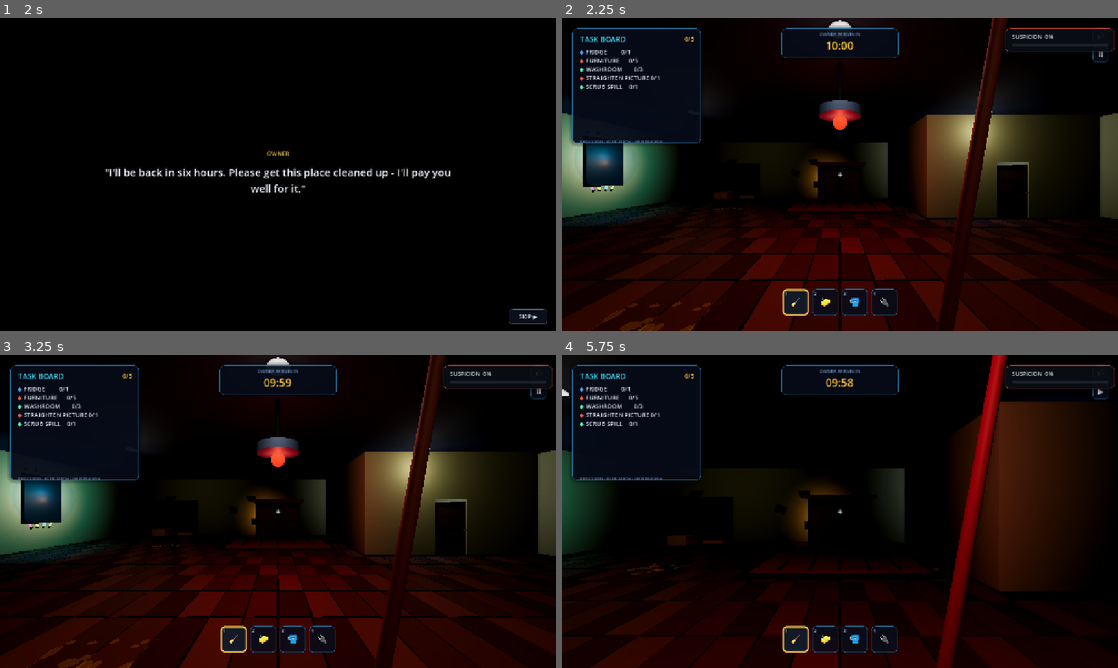
Above: before the commit, frames 1-4 (two rows, left to right).
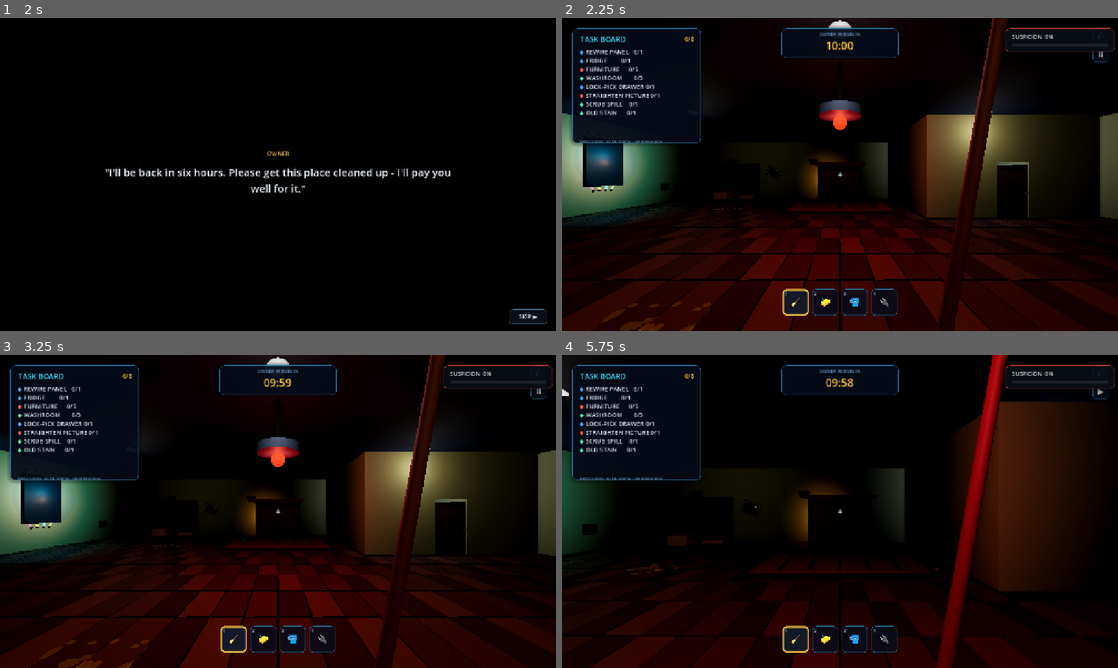
Above: after the commit, the same moments.

Repository: hisir-sys/buildathon-bdmi26-
Game: Godot game, scene res://scenes/start_menu.tscn
Same seed, same stepped clock (60 frames per second), same inputs: the game is played once before the commit and once after it.
Inputs (mouse positions are in pixels of both pictures, inside the frame that each line leads up to):
- Up to frame 1 (2 s): click "START" at 0.5 s; click "START" at 1.25 s
- Up to frame 2 (2.25 s): click "SKIP ▶" at 2 s
- Up to frame 3 (3.25 s): click "🔊" at 2.75 s
- Up to frame 4 (5.75 s): click "Ⅱ" at 3.5 s; tap Enter (ui_accept) at 4.25, 4.52, 5, 5.27 s; move the mouse to (867, 511) at 4.27 s; hold E (interact) 4.28-5.03 s; hold W (move_forward) from 4.28 s (still down); click (867, 511) at 4.42 s; move the mouse to (812, 511) at 5.02 s; tap Space (toggle_door) at 5.1 s

Frame 1 is identical in both runs. In frame 2, 0.9% of the frame differs, in the area x 3-46%, y 6-56%; in frame 3, 0.9%; in frame 4, 1.0%, in the area x 3-45%, y 6-58%.

Commit message:
safe lock updated

Diff:
--- a/scripts/autoload/run_generator.gd
+++ b/scripts/autoload/run_generator.gd
@@ -39,14 +39,18 @@
 }
 
 # The full 9-task pool from the spec: the project's 5 pre-existing tasks
-# plus the 4 new ones added by this update. Exactly ACTIVE_TASK_COUNT (5)
-# stay active each run; the rest are handed back as `deactivated_task_ids`
-# for main_room.gd to switch off.
+# plus the 4 new ones added by this update. 7 or 8 of the 9 (see
+# ACTIVE_TASK_COUNT_MIN/MAX below) stay active each run; the rest are handed
+# back as `deactivated_task_ids` for main_room.gd to switch off.
 const TASK_IDS: Array[String] = [
 	"dust", "panel_repair", "fridge", "furniture", "washroom",
 	"lockpick", "picture", "spill", "stain",
 ]
-const ACTIVE_TASK_COUNT := 5
+# 10 minutes is tight, so most/all of the pool should be live each run rather
+# than the original 5-of-9 split: each run now randomly leaves 7 OR 8 of the
+# 9 tasks active (i.e. deactivates only 1 or 2), decided fresh every run.
+const ACTIVE_TASK_COUNT_MIN := 7
+const ACTIVE_TASK_COUNT_MAX := 8
 const TASK_POOL_SIZE := 9
 
 # Cross-script modifier state (see header). Reset every run by _ready().
@@ -99,10 +103,11 @@
 
 # --- Task pool selection -----------------------------------------------------
 
-## Returns the IDs of the 4 tasks to deactivate this run (out of TASK_IDS'
-## 9), leaving exactly ACTIVE_TASK_COUNT (5) active. Pure selection - no
-## scene access here, see main_room.gd's _on_run_generated() for how each ID
-## maps to an actual system getting switched off.
+## Returns the IDs of the tasks to deactivate this run (out of TASK_IDS' 9),
+## leaving a randomly-chosen 7 OR 8 active (see ACTIVE_TASK_COUNT_MIN/MAX).
+## Pure selection - no scene access here, see main_room.gd's
+## _on_run_generated() for how each ID maps to an actual system getting
+## switched off.
 func _select_deactivated_tasks() -> Array[String]:
 	var ids := TASK_IDS.duplicate()
 	# Manual Fisher-Yates using this RunGenerator's own RNG (not the engine's
@@ -113,7 +118,8 @@
 		ids[i] = ids[j]
 		ids[j] = tmp
 
-	var deactivate_count: int = maxi(0, TASK_POOL_SIZE - ACTIVE_TASK_COUNT)
+	var active_count: int = _rng.randi_range(ACTIVE_TASK_COUNT_MIN, ACTIVE_TASK_COUNT_MAX)
+	var deactivate_count: int = maxi(0, TASK_POOL_SIZE - active_count)
 	var deactivated: Array[String] = []
 	for i in range(deactivate_count):
 		deactivated.append(ids[i])
--- a/scripts/ending_screen.gd
+++ b/scripts/ending_screen.gd
@@ -236,8 +236,9 @@
 
 func _stats_text() -> String:
 	var seconds := maxi(0, GameFlow.seconds_left)
-	return "TASKS  %d / 5      TIME LEFT  %02d:%02d      DIAMOND  %s" % [
+	return "TASKS  %d / %d      TIME LEFT  %02d:%02d      DIAMOND  %s" % [
 		GameFlow.tasks_done,
+		GameFlow.tasks_total,
 		seconds / 60,
 		seconds % 60,
 		"TAKEN" if GameFlow.diamond_taken else "LEFT BEHIND",
--- a/scripts/game_flow.gd
+++ b/scripts/game_flow.gd
@@ -9,5 +9,6 @@
 # 4 = tasks done, diamond taken (THE SHADOW VICTORY)
 static var ending_id: int = 1
 static var tasks_done: int = 0
+static var tasks_total: int = 5
 static var seconds_left: int = 0
 static var diamond_taken: bool = false
--- a/scripts/main_room.gd
+++ b/scripts/main_room.gd
@@ -328,23 +328,28 @@
 
 
 func _build_crooked_picture() -> void:
-	# Main back wall (z -10), left of the chest/desk and right of the mop
-	# station - open wall between x -6.7 and x 0.
+	# Main back wall (z -10), between the mop station (x -6.7) and the
+	# chest/desk (x 0) - moved further from the chest than before, and given
+	# more breathing room now that the frame itself is bigger.
 	var picture := StaticBody3D.new()
 	picture.name = "CrookedPicture"
-	picture.position = Vector3(-3.0, 1.8, -9.8)
+	picture.position = Vector3(-4.5, 1.85, -9.8)
 	picture.set_script(CrookedPictureScript)
 	add_child(picture)
 	crooked_picture_node = picture
 	picture.connect("straightened", _on_picture_straightened)
 
-	# The safe code the picture reveals needs somewhere to go - a small wall
-	# safe between the picture and the desk/chest, flush against the same
-	# back wall. Entirely optional: it isn't in RunGenerator's task pool and
-	# doesn't affect _task_complete()/winning either way.
+	# The safe code the picture reveals needs somewhere to go, but a real
+	# hidden safe reads better on a DIFFERENT wall than the picture that
+	# gives away its code - not sitting right next to it. Left wall, between
+	# the back corner (z -9.8) and the rewire panel (z -4.5), well clear of
+	# both and of the lock-pick drawer further up at z 4.0. Entirely
+	# optional: it isn't in RunGenerator's task pool and doesn't affect
+	# _task_complete()/winning either way.
 	var safe := StaticBody3D.new()
 	safe.name = "WallSafe"
-	safe.position = Vector3(-1.6, 1.0, -9.85)
+	safe.position = Vector3(-9.85, 1.0, -7.5)
+	safe.rotation_degrees.y = 90.0
 	safe.set_script(WallSafeScript)
 	add_child(safe)
 	wall_safe_node = safe
@@ -1209,6 +1214,7 @@
 		ending = 2 if taken else 1
 	GameFlow.ending_id = ending
 	GameFlow.tasks_done = _tasks_done_count()
+	GameFlow.tasks_total = _active_task_ids().size()
 	GameFlow.seconds_left = int(ceil(float(game_manager.get("seconds_left"))))
 	GameFlow.diamond_taken = taken
 
--- a/scripts/tasks/crooked_picture.gd
+++ b/scripts/tasks/crooked_picture.gd
@@ -68,18 +68,27 @@
 	var wood := StandardMaterial3D.new()
 	wood.albedo_color = Color(0.28, 0.15, 0.06, 1)
 	wood.roughness = 0.65
-	var canvas_mat := StandardMaterial3D.new()
-	canvas_mat.albedo_color = Color(0.42, 0.32, 0.22, 1)
-	canvas_mat.roughness = 0.9
+	var gold_trim := StandardMaterial3D.new()
+	gold_trim.albedo_color = Color(0.55, 0.42, 0.18, 1)
+	gold_trim.metallic = 0.55
+	gold_trim.roughness = 0.4
+	var mat_board := StandardMaterial3D.new()
+	mat_board.albedo_color = Color(0.86, 0.82, 0.72, 1)
+	mat_board.roughness = 0.95
 	var plaster := StandardMaterial3D.new()
 	plaster.albedo_color = Color(0.72, 0.68, 0.6, 1)
 	plaster.roughness = 1.0
 
-	# The scratched code sits on the wall substrate, hidden behind the
-	# picture until it hangs straight.
+	# The scratched code sits on the wall substrate just past the frame's
+	# bottom-left corner - close enough to read as "behind/beside the
+	# picture", but NOT inside the frame's own footprint. It used to sit at
+	# the same x/y as the frame at a z depth inside the solid wood border
+	# mesh, which meant it was permanently occluded by that opaque geometry
+	# and could never actually be seen once revealed, regardless of its
+	# visibility flag.
 	_code_label_root = Node3D.new()
 	_code_label_root.name = "SafeCodeMark"
-	_code_label_root.position = Vector3(0, 0, -0.03)
+	_code_label_root.position = Vector3(-0.65, -0.3, 0.01)
 	add_child(_code_label_root)
 
 	var plate := MeshInstance3D.new()
@@ -109,25 +118,124 @@
 	_frame.name = "FramePivot"
 	add_child(_frame)
 
+	# Outer wood frame, then a cream mat board (the passe-partout border you'd
+	# see around a real framed print), then the canvas on top - three visible
+	# layers instead of one flat rectangle.
+	var frame_border := MeshInstance3D.new()
+	frame_border.name = "FrameBorder"
+	var border_mesh := BoxMesh.new()
+	border_mesh.size = Vector3(0.92, 0.68, 0.05)
+	frame_border.mesh = border_mesh
+	frame_border.material_override = wood
+	frame_border.position = Vector3(0, 0, -0.015)
+	_frame.add_child(frame_border)
+
+	var gold_liner := MeshInstance3D.new()
+	gold_liner.name = "GoldLiner"
+	var liner_mesh := BoxMesh.new()
+	liner_mesh.size = Vector3(0.86, 0.62, 0.015)
+	gold_liner.mesh = liner_mesh
+	gold_liner.material_override = gold_trim
+	gold_liner.position = Vector3(0, 0, 0.005)
+	_frame.add_child(gold_liner)
+
+	var mat := MeshInstance3D.new()
+	mat.name = "MatBoard"
+	var mat_mesh := BoxMesh.new()
+	mat_mesh.size = Vector3(0.82, 0.58, 0.012)
+	mat.mesh = mat_mesh
+	mat.material_override = mat_board
+	mat.position = Vector3(0, 0, 0.009)
+	_frame.add_child(mat)
+
 	var canvas := MeshInstance3D.new()
 	canvas.name = "Canvas"
 	var canvas_mesh := BoxMesh.new()
-	canvas_mesh.size = Vector3(0.5, 0.36, 0.02)
+	canvas_mesh.size = Vector3(0.78, 0.54, 0.02)
 	canvas.mesh = canvas_mesh
-	canvas.material_override = canvas_mat
+	canvas.position = Vector3(0, 0, 0.012)
 	_frame.add_child(canvas)
 
-	var frame_border := MeshInstance3D.new()
-	frame_border.name = "FrameBorder"
-	var border_mesh := BoxMesh.new()
-	border_mesh.size = Vector3(0.56, 0.42, 0.04)
-	frame_border.mesh = border_mesh
-	frame_border.material_override = wood
-	frame_border.position = Vector3(0, 0, -0.01)
-	_frame.add_child(frame_border)
+	_build_landscape_scene()
 
 	var collision := CollisionShape3D.new()
 	var shape := BoxShape3D.new()
-	shape.size = Vector3(0.56, 0.42, 0.06)
+	shape.size = Vector3(0.92, 0.68, 0.08)
 	collision.shape = shape
 	add_child(collision)
+
+
+## A small painted-looking landscape - sky band, ground band, a pale moon and
+## two mountain silhouettes - so the canvas reads as an actual picture rather
+## than a single flat-colored panel. All built from primitive meshes, no
+## external texture/image assets needed.
+func _build_landscape_scene() -> void:
+	var canvas_front_z := 0.023 # just in front of the Canvas box built above.
+
+	var sky_material := StandardMaterial3D.new()
+	sky_material.albedo_color = Color(0.24, 0.3, 0.4, 1)
+	sky_material.roughness = 1.0
+	var sky := MeshInstance3D.new()
+	sky.name = "PaintingSky"
+	var sky_mesh := BoxMesh.new()
+	sky_mesh.size = Vector3(0.74, 0.32, 0.006)
+	sky.mesh = sky_mesh
+	sky.material_override = sky_material
+	sky.position = Vector3(0, 0.09, canvas_front_z)
+	_frame.add_child(sky)
+
+	var ground_material := StandardMaterial3D.new()
+	ground_material.albedo_color = Color(0.2, 0.14, 0.09, 1)
+	ground_material.roughness = 1.0
+	var ground := MeshInstance3D.new()
+	ground.name = "PaintingGround"
+	var ground_mesh := BoxMesh.new()
+	ground_mesh.size = Vector3(0.74, 0.22, 0.006)
+	ground.mesh = ground_mesh
+	ground.material_override = ground_material
+	ground.position = Vector3(0, -0.16, canvas_front_z + 0.001)
+	_frame.add_child(ground)
+
+	var moon_material := StandardMaterial3D.new()
+	moon_material.albedo_color = Color(0.85, 0.82, 0.68, 1)
+	moon_material.emission_enabled = true
+	moon_material.emission = Color(0.85, 0.82, 0.68, 1)
+	moon_material.emission_energy_multiplier = 0.35
+	moon_material.roughness = 0.7
+	var moon := MeshInstance3D.new()
+	moon.name = "PaintingMoon"
+	var moon_mesh := CylinderMesh.new()
+	moon_mesh.top_radius = 0.055
+	moon_mesh.bottom_radius = 0.055
+	moon_mesh.height = 0.005
+	moon.mesh = moon_mesh
+	moon.material_override = moon_material
+	moon.position = Vector3(0.2, 0.16, canvas_front_z + 0.003)
+	moon.rotation_degrees.x = 90.0
+	_frame.add_child(moon)
+
+	var near_mountain_material := StandardMaterial3D.new()
+	near_mountain_material.albedo_color = Color(0.1, 0.09, 0.1, 1)
+	near_mountain_material.roughness = 1.0
+	var near_mountain := MeshInstance3D.new()
+	near_mountain.name = "PaintingMountainNear"
+	var near_mesh := PrismMesh.new()
+	near_mesh.size = Vector3(0.34, 0.17, 0.006)
+	near_mesh.left_to_right = 0.4
+	near_mountain.mesh = near_mesh
+	near_mountain.material_override = near_mountain_material
+	near_mountain.position = Vector3(-0.14, -0.045, canvas_front_z + 0.002)
+	_frame.add_child(near_mountain)
+
+	var far_mountain_material := StandardMaterial3D.new()
+	far_mountain_material.albedo_color = Color(0.22, 0.22, 0.28, 1)
+	far_mountain_material.roughness = 1.0
+	var far_mountain := MeshInstance3D.new()
+	far_mountain.name = "PaintingMountainFar"
+	var far_mesh := PrismMesh.new()
+	far_mesh.size = Vector3(0.24, 0.1, 0.006)
+	far_mesh.left_to_right = 0.6
+	far_mountain.mesh = far_mesh
+	far_mountain.material_override = far_mountain_material
+	far_mountain.position = Vector3(0.13, -0.06, canvas_front_z + 0.001)
+	_frame.add_child(far_mountain)
--- a/scripts/tasks/wall_safe.gd
+++ b/scripts/tasks/wall_safe.gd
@@ -17,6 +17,16 @@
 var _is_open: bool = false
 var _is_busy: bool = false
 
+# The digits typed so far in the currently-open keypad. This MUST live on
+# the script (not as a local inside _open_keypad()) because GDScript lambdas
+# capture local variables BY VALUE at the moment each closure is created -
+# every button's `pressed` callback would otherwise get its own frozen,
+# independent copy of a local "entered" string, so digit presses would never
+# actually accumulate anywhere the ENTER button could see. Reading/writing
+# `self._code_entry` from inside a lambda works because `self` itself is
+# what closures capture correctly, and all callbacks then share one value.
+var _code_entry: String = ""
+
 var _door: Node3D
 var _dial_lights: Array = []
 var _keypad: CanvasLayer
@@ -97,21 +107,21 @@
 	grid.add_theme_constant_override("v_separation", 8)
 	column.add_child(grid)
 
-	var entered := ""
+	_code_entry = ""
 	var digit_buttons: Array = []
 
 	var refresh_display := func() -> void:
 		var display := ""
 		for i in range(4):
-			display += (entered[i] if i < entered.length() else "-") + " "
+			display += (_code_entry[i] if i < _code_entry.length() else "-") + " "
 		entry_label.text = display.strip_edges()
 
 	var make_digit_button := func(digit: int) -> Button:
 		var button := UiKit.glass_button(str(digit), Color(0.6, 0.5, 0.3, 1), Vector2(70, 54))
 		button.pressed.connect(func() -> void:
-			if entered.length() >= 4:
+			if _code_entry.length() >= 4:
 				return
-			entered += str(digit)
+			_code_entry += str(digit)
 			refresh_display.call()
 		)
 		return button
@@ -142,7 +152,7 @@
 	buttons_row.add_child(cancel_button)
 
 	clear_button.pressed.connect(func() -> void:
-		entered = ""
+		_code_entry = ""
 		status_label.text = " "
 		refresh_display.call()
 	)
@@ -150,16 +160,16 @@
 		_close_keypad()
 	)
 	enter_button.pressed.connect(func() -> void:
-		if entered.length() != 4:
+		if _code_entry.length() != 4:
 			status_label.text = "ENTER ALL 4 DIGITS"
 			return
-		if entered == _required_code:
+		if _code_entry == _required_code:
 			status_label.text = "ACCEPTED"
 			_close_keypad()
 			_on_correct_code()
 		else:
 			status_label.text = "INCORRECT - TRY AGAIN"
-			entered = ""
+			_code_entry = ""
 			refresh_display.call()
 			var suspicion_manager := get_node_or_null("/root/SuspicionManager")
 			if suspicion_manager != null:
